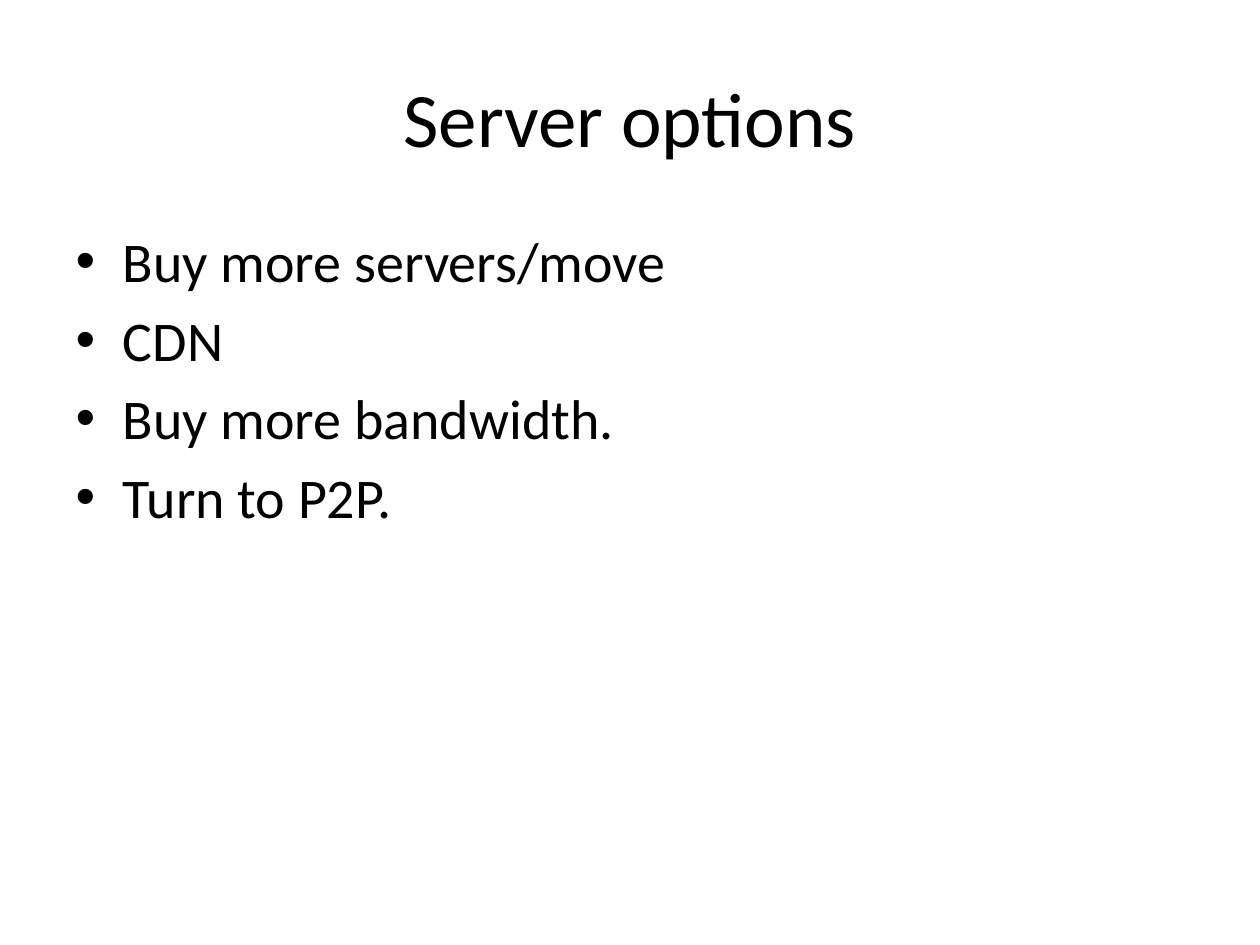
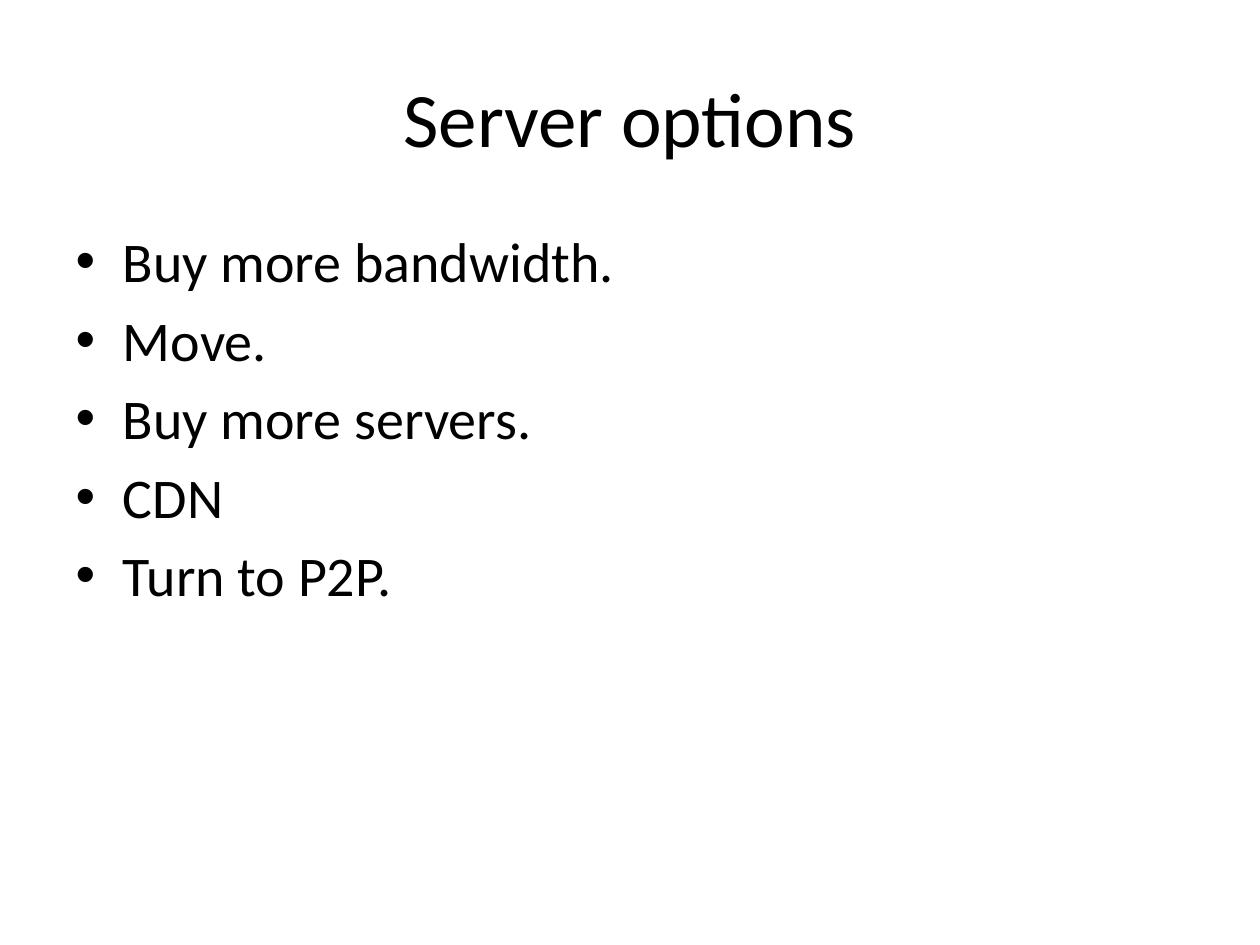
Before and after one commit to rdp/p2pwebclient, a slide deck: slide 6 of thesis_presentation/How to Make the Internet Faster.pptx (slide 5 before the commit). Drawn at 1260x945 pixels with LibreOffice and Linux fonts; fonts in the diff are those of the drawing. Boxes give left, top, right and bottom in pixels: in the first picture for what was removed or moved away, otherwise in the second. Text is boxed around its words. In the diff, an @@ line names an element or a change of style, - is before the commit and + after.

```diff
--- a/thesis_presentation/How to Make the Internet Faster.pptx
+++ b/thesis_presentation/How to Make the Internet Faster.pptx
@@ text at bbox=[123, 243, 614, 448]: text changed @@
-• Buy more servers/move
+• Buy more bandwidth.
+• Move.
+• Buy more servers.
@@ text at bbox=[123, 400, 614, 448]: paragraph removed @@
-• Buy more bandwidth.
```
Also in this commit, not shown: 4 other slides changed, 2 slides added, 1 slide removed, 4 other files.
